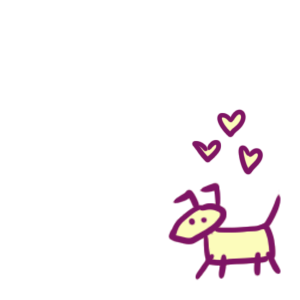
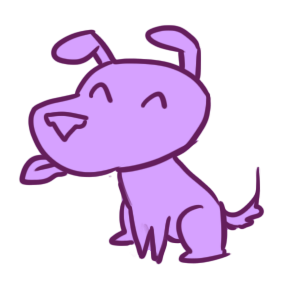
Layers edited between the first and the second (300, 300) image:
added group "5" with 2 layers above "e" over [18, 24, 265, 265]
added layer "Layer 20" in group "5" over [18, 24, 265, 265]
added layer "Layer 22" in group "5" over [19, 25, 264, 264]
moved "Layer 17" into group "4" over [168, 108, 281, 281]
"Layer 18": opacity 100% → 83%, moved it into group "4" over [169, 109, 280, 280]
